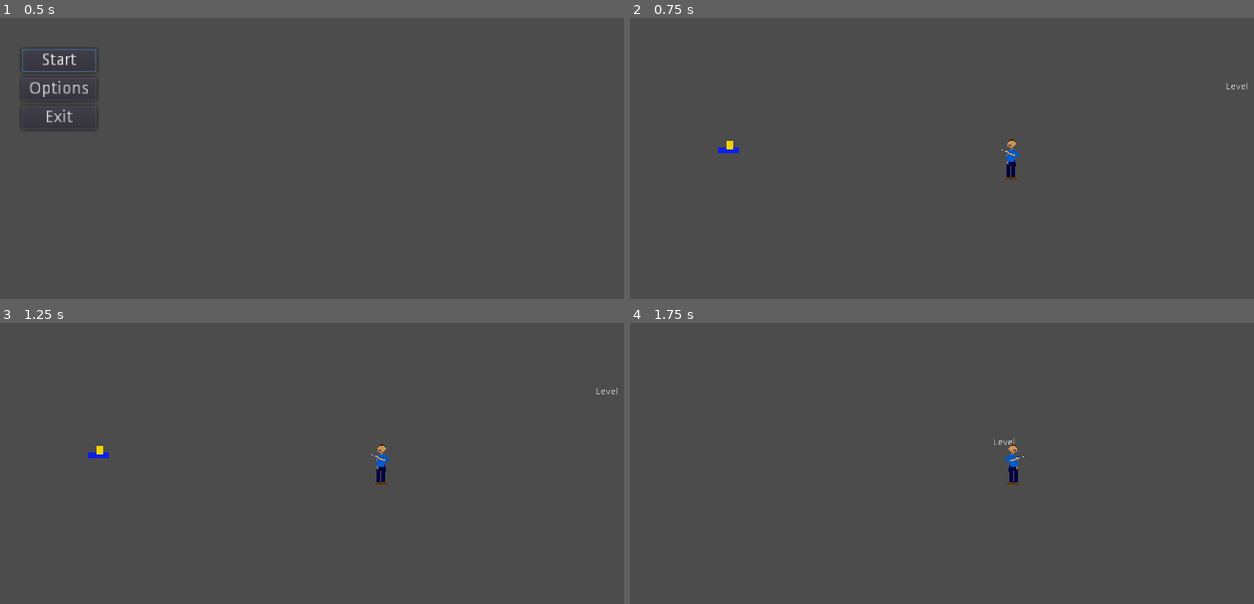
Above: before the commit, frames 1-4 (two rows, left to right).
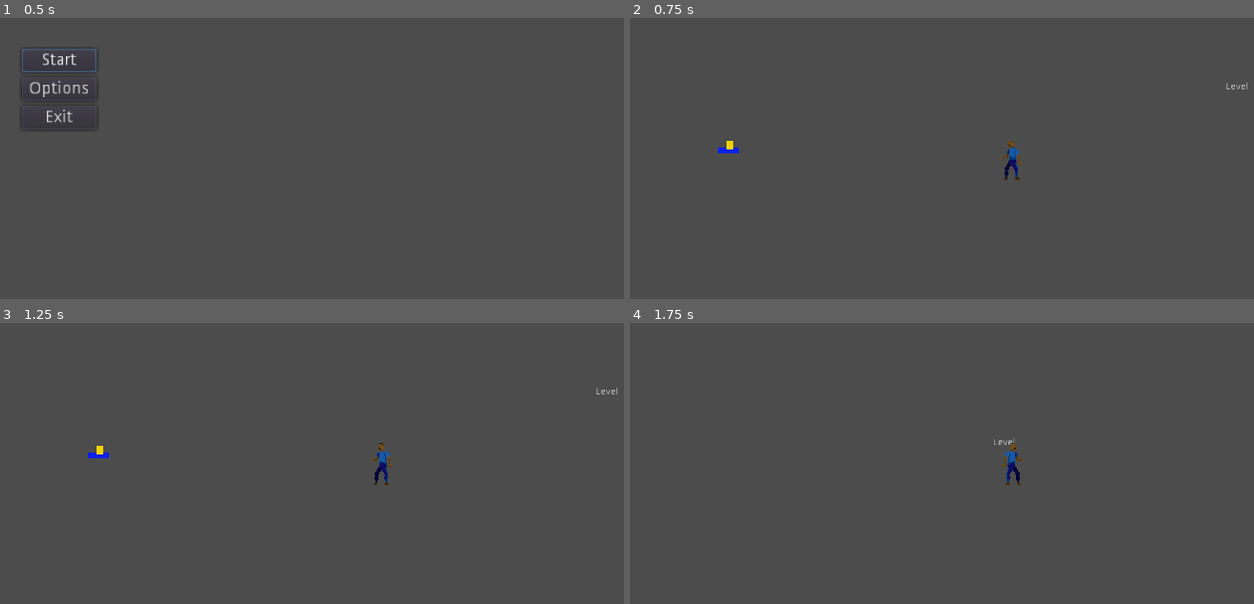
Above: after the commit, the same moments.

Repository: LuizzDutra/Remorse-of-Blue-Pen
Game: Godot game, scene res://Base.tscn
Same seed, same stepped clock (60 frames per second), same inputs: the game is played once before the commit and once after it.
Inputs (mouse positions are in pixels of both pictures, inside the frame that each line leads up to):
- Up to frame 1 (0.5 s): no input
- Up to frame 2 (0.75 s): click "Start" at 0.5 s
- Up to frame 3 (1.25 s): no input
- Up to frame 4 (1.75 s): tap Enter at 1.25 s; move the mouse to (1179, 443) at 1.27 s; hold D (move_right) from 1.28 s (still down); hold Shift (dash) from 1.28 s (still down); tap W (jump) at 1.52 s

Frame 1 is identical in both runs. In frame 2, 0.2% of the frame differs, in the area x 59-63%, y 43-58%; in frame 3, 0.3%, in the area x 59-63%, y 42-58%; in frame 4, 0.3%.

Commit message:
player anim basics

Diff:
--- /dev/null
+++ b/Assets/Sprites/Player/spriteframes/Player.tres
@@ -0,0 +1,27 @@
+[gd_resource type="SpriteFrames" load_steps=6 format=2]
+
+[ext_resource path="res://Assets/Sprites/Player/blue_pen_parado_1.png" type="Texture" id=1]
+
+[sub_resource type="AtlasTexture" id=5]
+atlas = ExtResource( 1 )
+region = Rect2( 0, 0, 64, 64 )
+
+[sub_resource type="AtlasTexture" id=6]
+atlas = ExtResource( 1 )
+region = Rect2( 64, 0, 64, 64 )
+
+[sub_resource type="AtlasTexture" id=7]
+atlas = ExtResource( 1 )
+region = Rect2( 128, 0, 64, 64 )
+
+[sub_resource type="AtlasTexture" id=8]
+atlas = ExtResource( 1 )
+region = Rect2( 192, 0, 64, 64 )
+
+[resource]
+animations = [ {
+"frames": [ SubResource( 5 ), SubResource( 6 ), SubResource( 7 ), SubResource( 8 ) ],
+"loop": true,
+"name": "idle",
+"speed": 12.0
+} ]
--- a/Scenes/Player.tscn
+++ b/Scenes/Player.tscn
@@ -1,7 +1,7 @@
 [gd_scene load_steps=13 format=2]
 
 [ext_resource path="res://Scripts/Player.gd" type="Script" id=1]
-[ext_resource path="res://Assets/Sprites/Player/correndo_blen_pun.png" type="Texture" id=2]
+[ext_resource path="res://Assets/Sprites/Player/spriteframes/Player.tres" type="SpriteFrames" id=2]
 [ext_resource path="res://Scripts/Receiver.gd" type="Script" id=3]
 [ext_resource path="res://Scripts/HurtBox.gd" type="Script" id=4]
 [ext_resource path="res://Assets/Sprites/Player/cabeca_do_pen_blue.png" type="Texture" id=5]
@@ -83,15 +83,18 @@
 wait_time = 0.2
 one_shot = true
 
-[node name="Body" type="Sprite" parent="."]
-texture = ExtResource( 2 )
-hframes = 11
+[node name="Body" type="AnimatedSprite" parent="."]
+frames = ExtResource( 2 )
+animation = "idle"
+frame = 1
+playing = true
 
 [node name="Head" type="Sprite" parent="."]
 visible = false
 texture = ExtResource( 5 )
 
 [node name="Arm" type="Sprite" parent="."]
+visible = false
 position = Vector2( -6, -7 )
 texture = ExtResource( 6 )
 offset = Vector2( 6, 7 )
--- a/Scripts/Player.gd
+++ b/Scripts/Player.gd
@@ -60,7 +60,6 @@
 
 	#Sprites code
 	if not dead:
-		$Body.scale.x = facing
 		$Arm.scale.x = facing
 		$Arm.rotation = (get_global_mouse_position() - global_position).angle()
 		$Arm.position.x = abs($Arm.position.x) * -facing
@@ -101,6 +100,17 @@
 		parry()
 
 	velocity = move_and_slide(velocity, Vector2.UP)
+
+	if not dead:
+		if velocity.x == 0:
+			$Body.playing = true
+			$Body.animation = "idle"
+			if dir.x == 0:
+				$Body.scale.x = facing
+		if velocity.x != 0:
+			$Body.playing = false
+			if dir.x != 0:
+				$Body.scale.x = dir.x
 
 
 
Binary file added: Assets/Sprites/Menu/Blue_Pen_morto.png
Not shown, added: Assets/Sprites/Menu/Blue_Pen_morto.png.import
Binary file added: Assets/Sprites/Player/blue_pen_parado_1.png
Not shown, added: Assets/Sprites/Player/blue_pen_parado_1.png.import
Binary file added: Assets/Sprites/parallax/Blue_Pen_Cenario_Cerrado.png
Not shown, added: Assets/Sprites/parallax/Blue_Pen_Cenario_Cerrado.png.import
Binary file added: Assets/Sprites/parallax/Blue_Pen_Nuvem1.png
Not shown, added: Assets/Sprites/parallax/Blue_Pen_Nuvem1.png.import
Binary file added: Assets/Sprites/parallax/Blue_Pen_Nuvem2.png
Not shown, added: Assets/Sprites/parallax/Blue_Pen_Nuvem2.png.import
Binary file added: Assets/Sprites/parallax/Blue_Pen_Nuvem3.png
Not shown, added: Assets/Sprites/parallax/Blue_Pen_Nuvem3.png.import
(and 2 more such lines)
